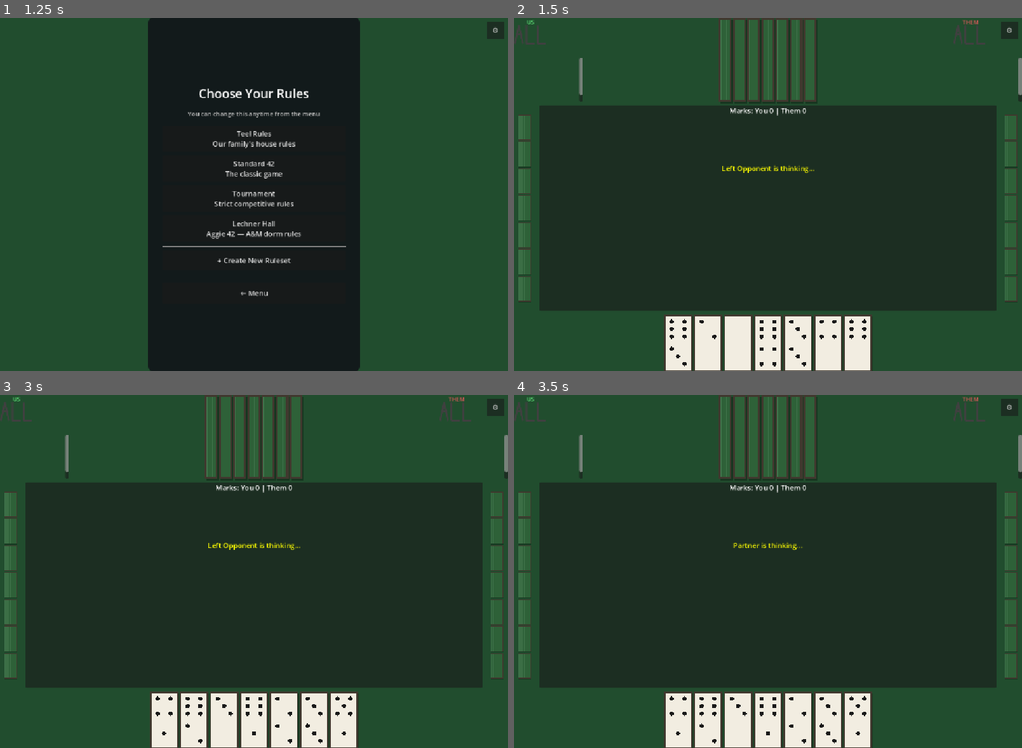
Above: before the commit, frames 1-4 (two rows, left to right).
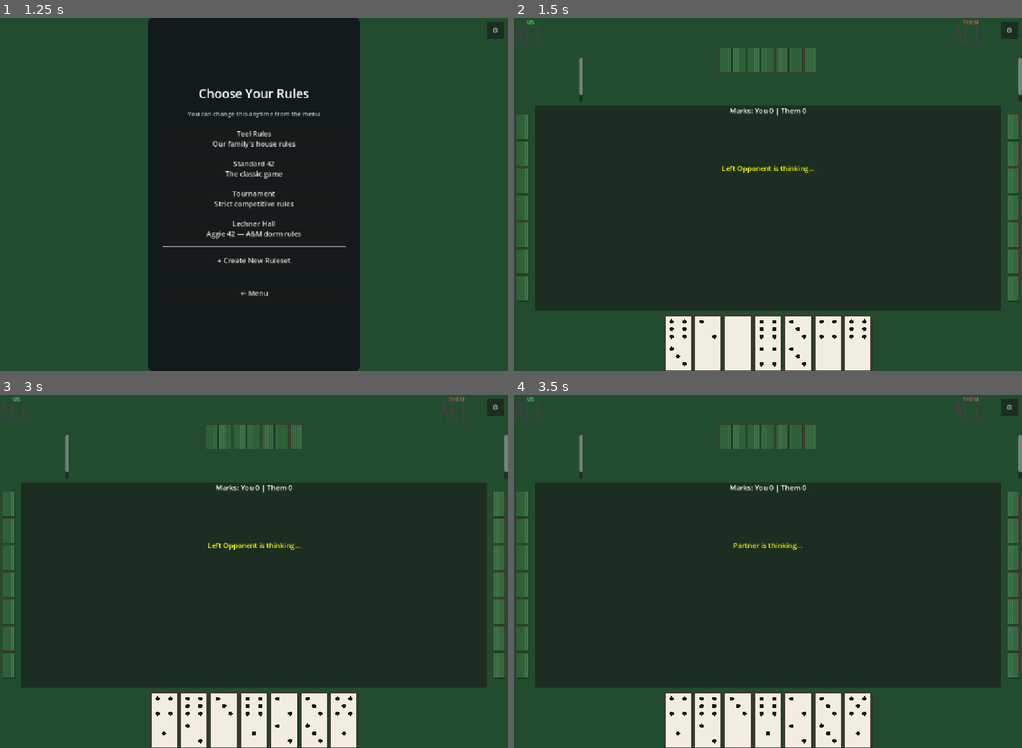
Above: after the commit, the same moments.

Repository: reddoor4123-glitch/42
Game: Godot game, scene res://control.tscn
The game is run twice, just before and just after one commit, with the same random seed, the same clock (stepped at 60 frames per second) and the same inputs.
Inputs:
- Up to frame 1 (1.25 s): click "Play" at 0.5 s
- Up to frame 2 (1.5 s): click "Standard 42 The classic game" at 1.25 s
- Up to frame 3 (3 s): click "⚙" at 2 s; click "Confirm & Restart" at 2.75 s
- Up to frame 4 (3.5 s): no input

Frame 1 is identical in both runs. In frame 2, 3.2% of the frame differs, in the area x 0-100%, y 0-83%; in frame 3, 3.2%; in frame 4, 3.2%.

Commit message:
Fix AI hand tile sizing: shrink-center vertical flag, tighten side containers
Adds SIZE_SHRINK_CENTER vertical flag to hand tiles so they don't stretch to
fill container height. Sets opponent top container min height to TILE_SMALL.y
and narrows left/right opponent containers from 50 to 40px.

Co-Authored-By: Claude Sonnet 4.6 <noreply@anthropic.com>

Diff:
--- a/game_table.gd
+++ b/game_table.gd
@@ -154,7 +154,7 @@
 	opponent_top_container = HBoxContainer.new()
 	opponent_top_container.alignment = BoxContainer.ALIGNMENT_CENTER
 	opponent_top_container.size_flags_horizontal = Control.SIZE_EXPAND_FILL
-	opponent_top_container.custom_minimum_size = Vector2(0, 50)
+	opponent_top_container.custom_minimum_size = Vector2(0, TILE_SMALL.y)
 	top_row.add_child(opponent_top_container)
 
 	# THEM side (team 1 = player 1 & 3)
@@ -388,7 +388,7 @@
 
 	opponent_left_container = VBoxContainer.new()
 	opponent_left_container.alignment = BoxContainer.ALIGNMENT_CENTER
-	opponent_left_container.custom_minimum_size = Vector2(50, 0)
+	opponent_left_container.custom_minimum_size = Vector2(40, 0)
 	hbox_mid.add_child(opponent_left_container)
 
 	# Play area (center)
@@ -435,7 +435,7 @@
 
 	opponent_right_container = VBoxContainer.new()
 	opponent_right_container.alignment = BoxContainer.ALIGNMENT_CENTER
-	opponent_right_container.custom_minimum_size = Vector2(50, 0)
+	opponent_right_container.custom_minimum_size = Vector2(40, 0)
 	hbox_mid.add_child(opponent_right_container)
 
 	# --- Trump panel lives inside the play area ---
@@ -1412,6 +1412,7 @@
 	for d in hand:
 		var tile = DominoTile.new()
 		tile.size_flags_horizontal = Control.SIZE_SHRINK_CENTER
+		tile.size_flags_vertical = Control.SIZE_SHRINK_CENTER
 		container.add_child(tile)
 		tile.setup(d, face, game.trump)
 		tile.custom_minimum_size = TILE_SMALL if small else TILE_FULL
